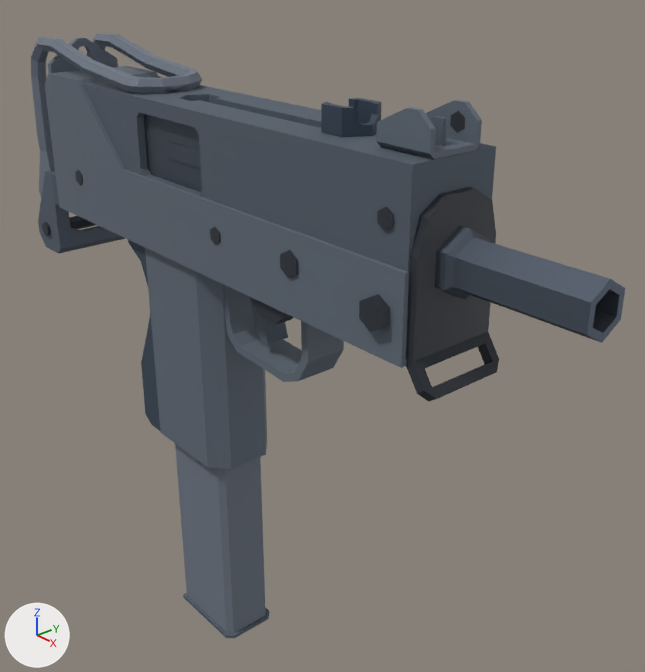
Before and after pictures for a commit that changed the Blender file Art/3D/Blender/Weapon/AR416/Btr_m10.blend.
One viewpoint serves both versions: a 50 mm camera at (3.94, -3.37, 3.21) aimed at (-0.57, 0.49, 0.56). The lights are fixed; the arrows at lower left show +X, +Y and +Z. The first picture is the older version.
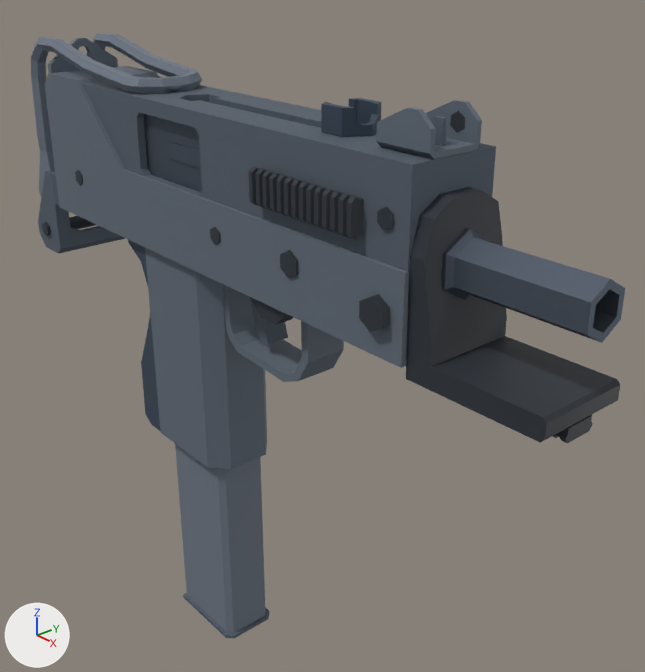
Where the change shows, as pixel boxes [x1, y1, x2, y2] in the pictures (645 x 672 px; the box of a moved part takes in the faces that stretch with it):
'Cube.001', added
    after: [249, 167, 364, 240]
'Cube.002', added
    after: [552, 415, 593, 443]
part 1 of me_cylinder_010, moved or reshaped
    before: [406, 187, 499, 401]
    after: [406, 187, 620, 442]

The change, as a diff of the scene's bpy script:
```diff
--- a/Art/3D/Blender/Weapon/AR416/Btr_m10.blend.py
+++ b/Art/3D/Blender/Weapon/AR416/Btr_m10.blend.py
@@ me_cylinder_010 @@
 # used by ob_cylinder_008; location = (0.854, 0.0, 1.923); rotation_euler = (1.571, 0.0, 0.0), in degrees (90, 0, 0); scale = (0.059, 0.059, 0.325)
-me_cylinder_010.from_pydata(...)  # 1469 vertices, 2740 faces; spans x -73.4..18.6, y -68.3..9.7, z -1.3..1.2
+me_cylinder_010.from_pydata(...)  # 1478 vertices, 2737 faces; spans x -73.4..18.6, y -68.3..9.7, z -1.3..1.2
+# me_cylinder_010 part 1
+# 18 vertices are removed from x 3.3..5.8, y -16.0..-13.0, z -0.9..0.9
+# 59 faces are deleted
+# 13 vertices in x 3.7, y -6.3..2.1, z -0.9..0.9 move by (0.7, 0.0, 0.0)
+# 5 vertices in x 2.7, y -12.8, z -0.9..0.9 move by (0.1, -1.4, 0.0)
+# 5 vertices in x 3.7, y -12.2, z -0.9..0.9 move by (2.0, 2.0, 0.0)
+# 3 vertices in x 4.2, y -13.0, z -0.9..0.9 move by (1.5, 1.0, 0.0)
+# 5 vertices move from x 3.3..5.8, y -15.4..-13.6, z -0.9..0.9 to x 3.8..17.8, y -14.2..-11.9, z -0.7..0.9
+# 27 vertices are added at x 3.8..17.8, y -14.2..-11.9, z -0.9..0.9
+# 56 new faces join them, mat_material_005 (dark grey #33383f)
 me_cylinder_010.materials.append(mat_material_005)
@@ me_cube_004 @@
+me_cube_004.from_pydata(...)  # 188 vertices, 83 faces; spans x -0.421..0.456, y -0.113..0.112, z -0.06..0.024
+me_cube_004.materials.append(mat_material_005)  # dark grey #33383f
@@ me_cube_003 @@
+me_cube_003.from_pydata(...)  # 376 vertices, 166 faces; spans x -0.421..0.456, y -0.113..0.112, z -0.392..0.392
+me_cube_003.materials.append(mat_material_005)  # dark grey #33383f
@@ ob_cube_002 @@
+ob_cube_002 = bpy.data.objects.new('Cube.002', me_cube_004)
+ob_cube_002.location = (1.449, -0.015, 1.042)
+ob_cube_002.rotation_euler = (3.142, 0.0, 0.0)  # degrees (180, 0, 0)
@@ ob_cube_001 @@
+ob_cube_001 = bpy.data.objects.new('Cube.001', me_cube_003)
+ob_cube_001.location = (0.226, 0.0, 1.892)
+ob_cube_001.rotation_euler = (1.571, 0.0, 0.0)  # degrees (90, 0, 0)
```
